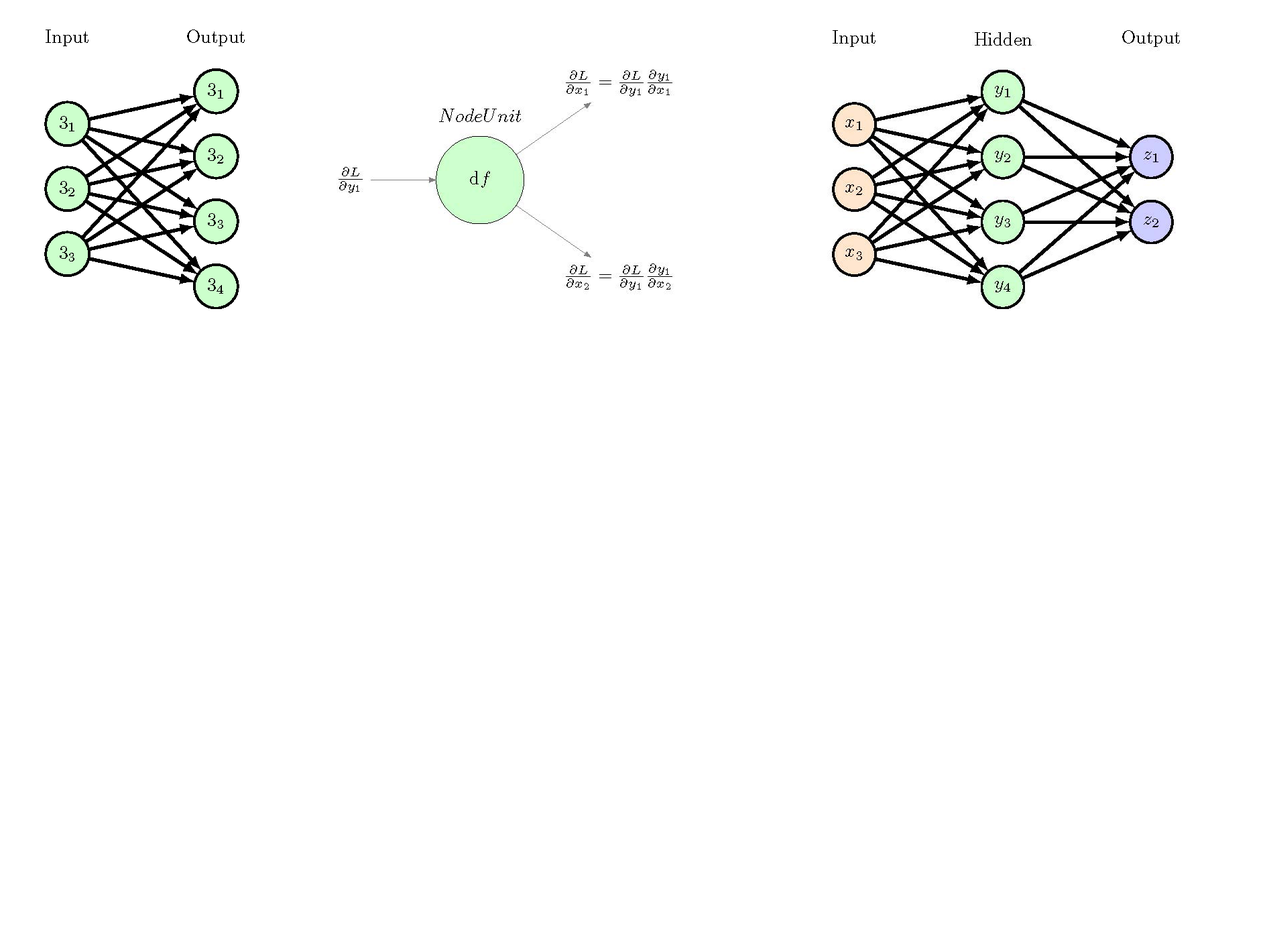
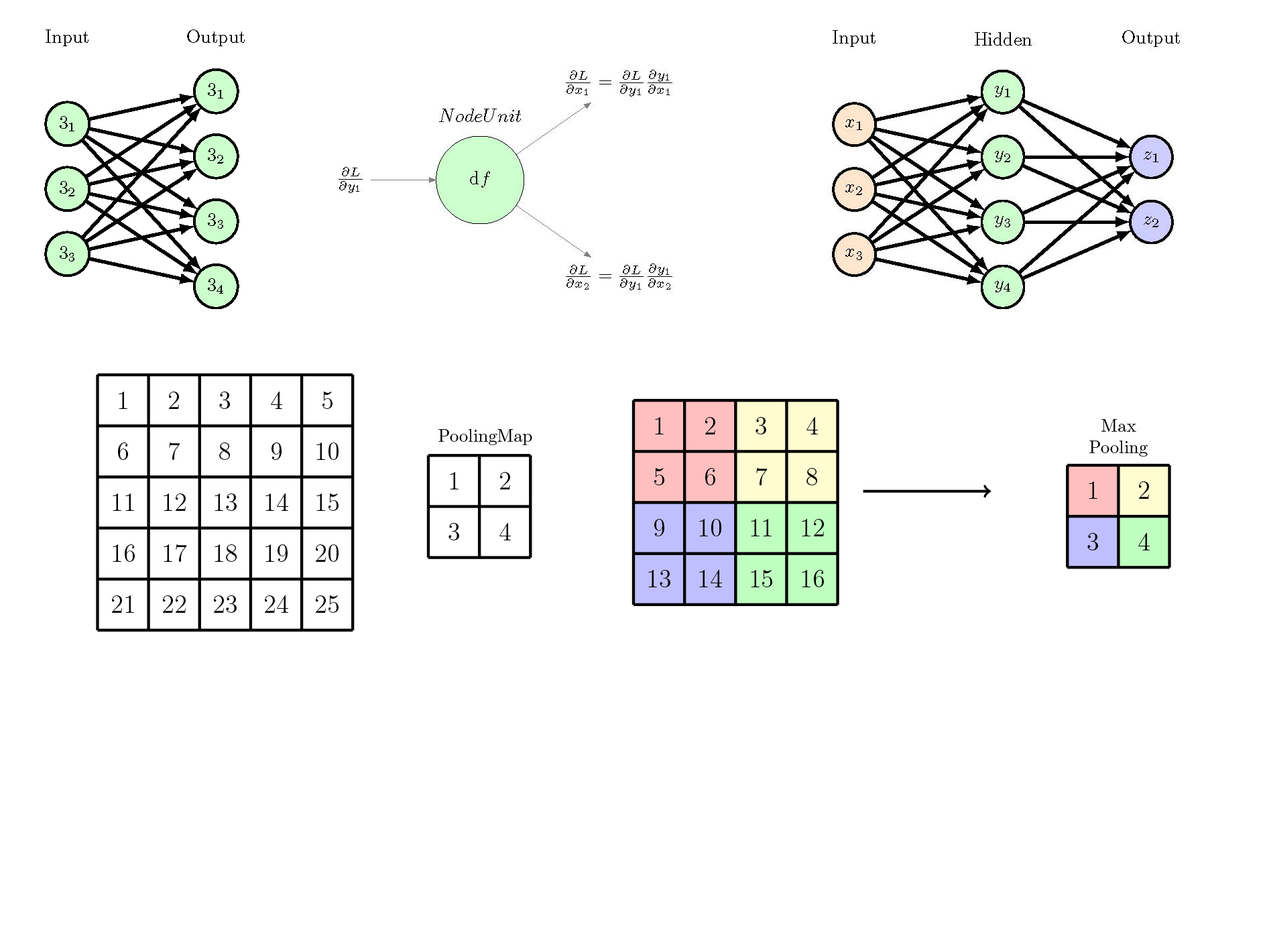
Two versions of the same layered image (1267px x 950px). Layer-by-layer changes:
added layer "output" above "背景 拷贝" over (x1=95, y1=372, x2=1172, y2=633)
